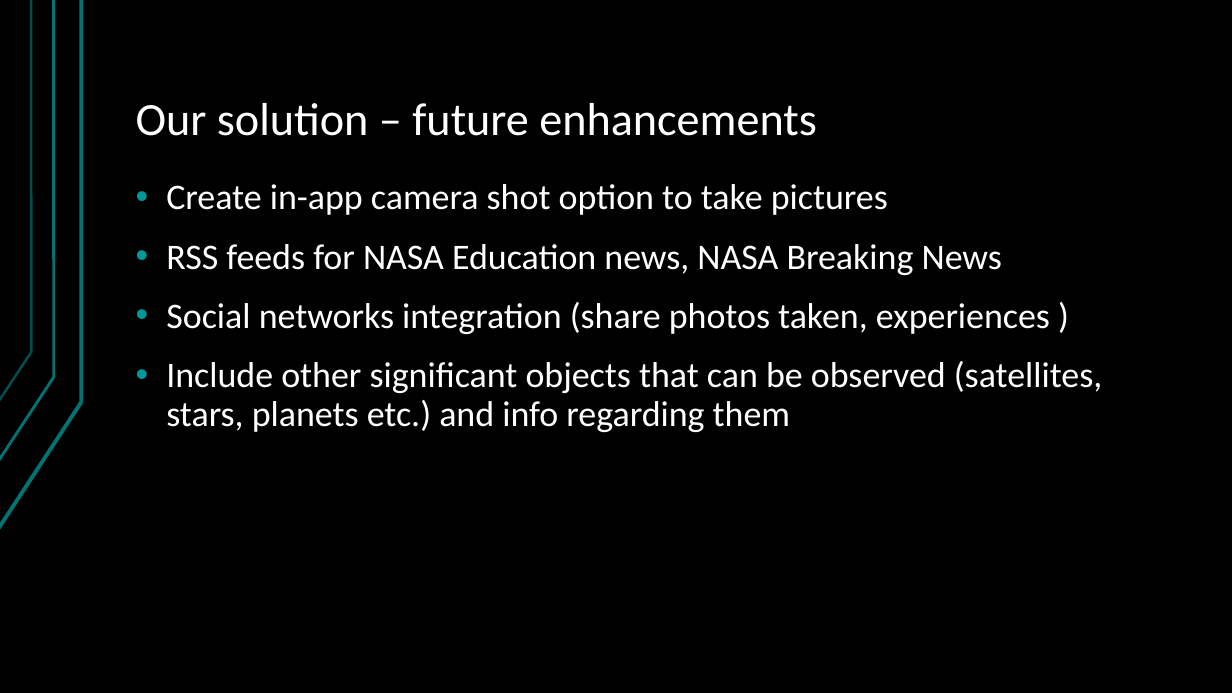
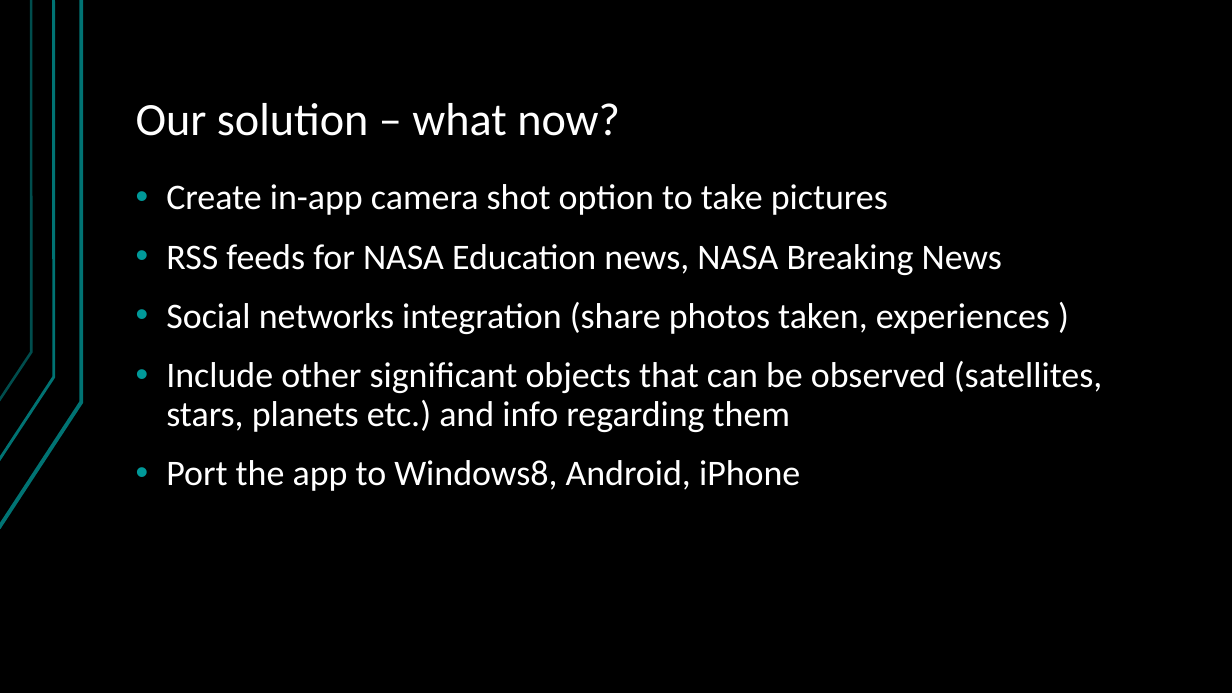
Before and after one commit to TKonov/NasaChallenge, a slide deck: slide 5 of Docs/ISS Finder Presentation.pptx. Drawn at 1232x693 pixels with LibreOffice and Linux fonts; fonts in the diff are those of the drawing; background and template pictures are left out. Boxes give left, top, right and bottom in pixels: in the first picture for what was removed or moved away, otherwise in the second. Text is boxed around its words. In the diff, an @@ line names an element or a change of style, - is before the commit and + after.

Commit message:
Presentation updated

```diff
--- a/Docs/ISS Finder Presentation.pptx
+++ b/Docs/ISS Finder Presentation.pptx
@@ title at bbox=[136, 103, 620, 136]: text changed @@
-Our solution – future enhancements
+Our solution – what now?
@@ text at bbox=[166, 460, 800, 491]: paragraph added @@
+• Port the app to Windows8, Android, iPhone
```
Also in this commit, not shown: 3 other slides changed, 2 slides added, 1 slide removed.
